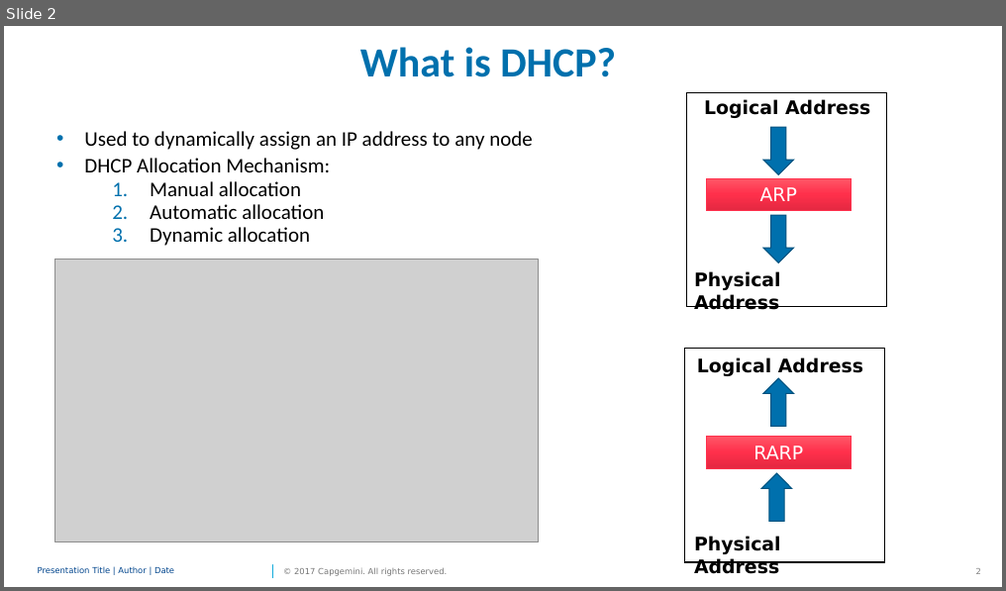
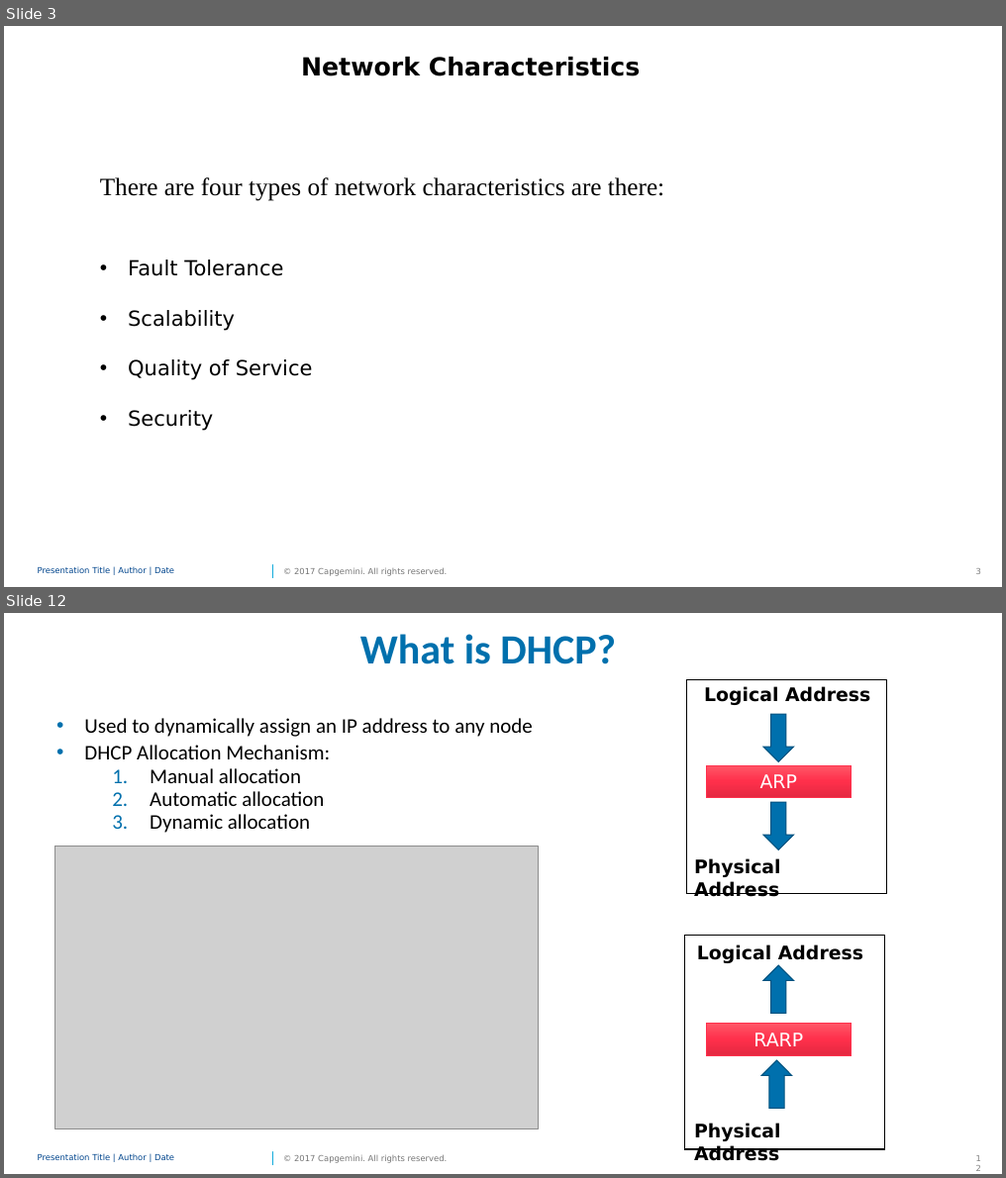
Before and after one commit to PriyalPotnis/m1, a slide deck: M1.pptx. Shown one above the other, each under a label of ours: slide 2 before the commit, slides 3 and 12 after it; the slides between them are not shown. The pictures are 1006x591 and 1006x1178 pixels, drawn with LibreOffice and Linux fonts; fonts in the diff are those of the drawing; grey boxes stand for pictures; background and template pictures are left out. Boxes give left, top, right and bottom in pixels: in the first picture for what was removed or moved away, otherwise in the second. Text is boxed around its words. In the diff, an @@ line names an element or a change of style, - is before the commit and + after.

```diff
--- a/M1.pptx
+++ b/M1.pptx
@@ slide 3 added at (4,26,1002,587), background #FFFFFF; not listed: 4 template elements that a slide beside it also shows @@
@@ text added at (100,57,664,431), 24 pt, text #000000 @@
+Network Characteristics
+  There are four types of network characteristics are there:
+  • Fault Tolerance
+  • Scalability
+  • Quality of Service
+  • Security
@@ what was slide 2 is now slide 12 @@
```
Also in this commit, not shown: 4 slides changed, 9 other slides added.
